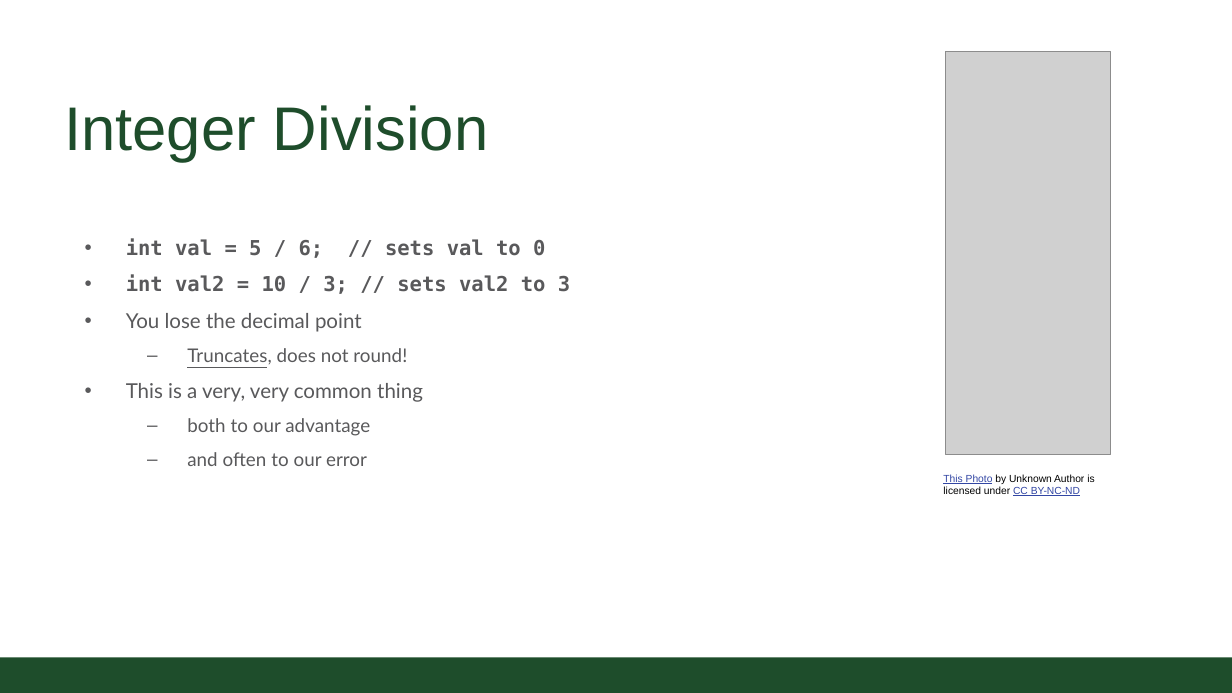
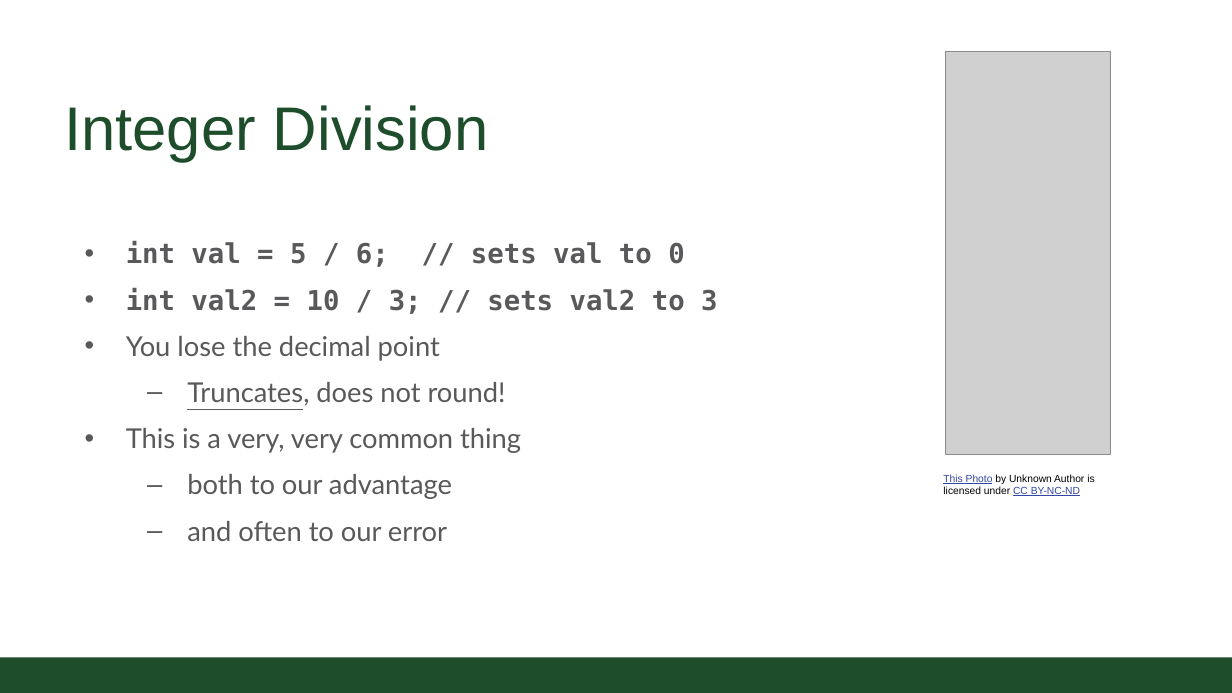
Before and after one commit to CSU-CompSci-CS163-4/Handouts, a slide deck: slide 12 of slides/On-Campus/02_01_Variables.pptx (slide 11 before the commit). Drawn at 1232x693 pixels with LibreOffice and Linux fonts; fonts in the diff are those of the drawing; grey boxes stand for pictures; background and template pictures are left out. Boxes give left, top, right and bottom in pixels: in the first picture for what was removed or moved away, otherwise in the second. Text is boxed around its words. In the diff, an @@ line names an element or a change of style, - is before the commit and + after.

```diff
--- a/slides/On-Campus/02_01_Variables.pptx
+++ b/slides/On-Campus/02_01_Variables.pptx
@@ text "int val = 5 / ..." at [126,241,717,541]: size 12 to 16 pt in "int val = 5 / 6; // ...", "int val2 = 10 / 3; // ...", "You lose the decimal point", "This is a very, very common thing"; size 11 to 16 pt in "Truncates, does not round!", "both to our advantage", "and often to our error" @@
```
Also in this commit, not shown: 12 other slides changed, 1 slide added.
